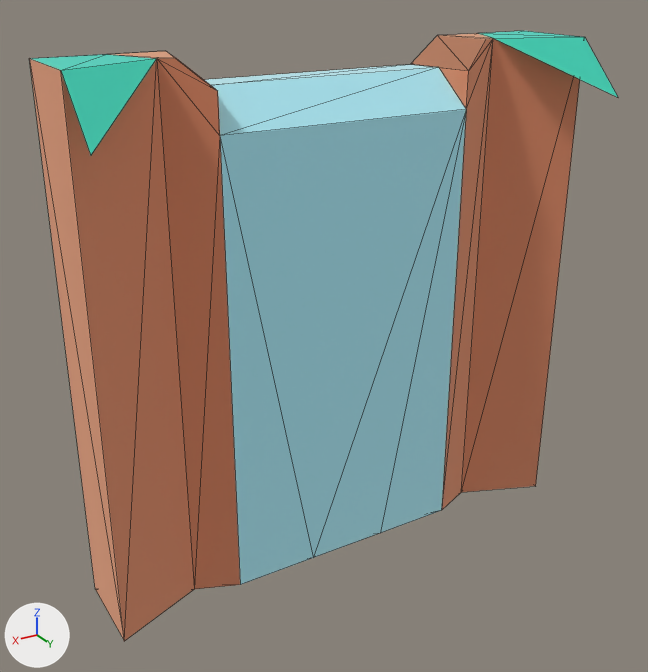
The glTF model public/models/nf2/nature/cliff_waterfallTop_rock.glb, before and after one commit.
One viewpoint serves both versions: a 50 mm lens placed at (0.849, 0.954, 1.102), pointed at (0.046, -0.385, 0.432). The axes (+X, +Y, +Z) are drawn at lower left. The lights are the same throughout. The older version comes first. Mesh edges are drawn as thin lines. Where no turn or scale is listed for an object, it has been applied to the vertices.

Names of what the first picture shows: 'cliff_waterfallTop_rock'.
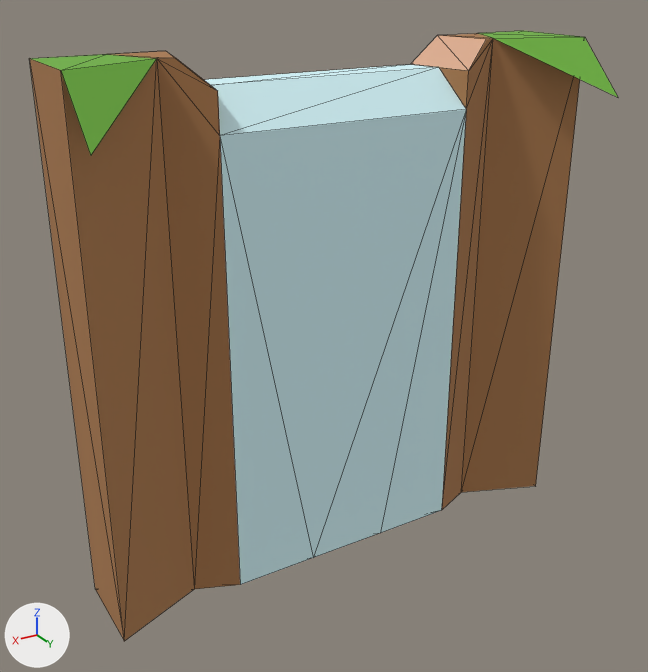
What the commit changed:
In material 'water' (mat_water), metallic goes from 1.0 to 0.0.
In material 'dirt' (mat_dirt), metallic goes from 1.0 to 0.0.
Material 'dirt' (mat_dirt) changes colour from beige #f2be9e to brown #ad7b4e; in linear values from (0.886, 0.514, 0.341) to (0.418, 0.198, 0.0762).
In material 'grass' (mat_grass), metallic goes from 1.0 to 0.0.
Material 'grass' (mat_grass) changes colour from cyan #73eddd to green #6fb340; in linear values from (0.173, 0.847, 0.722) to (0.159, 0.451, 0.0513).
In material 'dirtDark' (mat_dirtdark), metallic goes from 1.0 to 0.0.
Object 'tmpParent' (ob_tmpparent) is deleted.

Pixel boxes (x1, y1, x2, y2) of what changed, in the pictures (648 x 672 px):
'cliff_waterfallTop_rock', surface changed, recoloured
    both: (30, 31, 618, 641)
